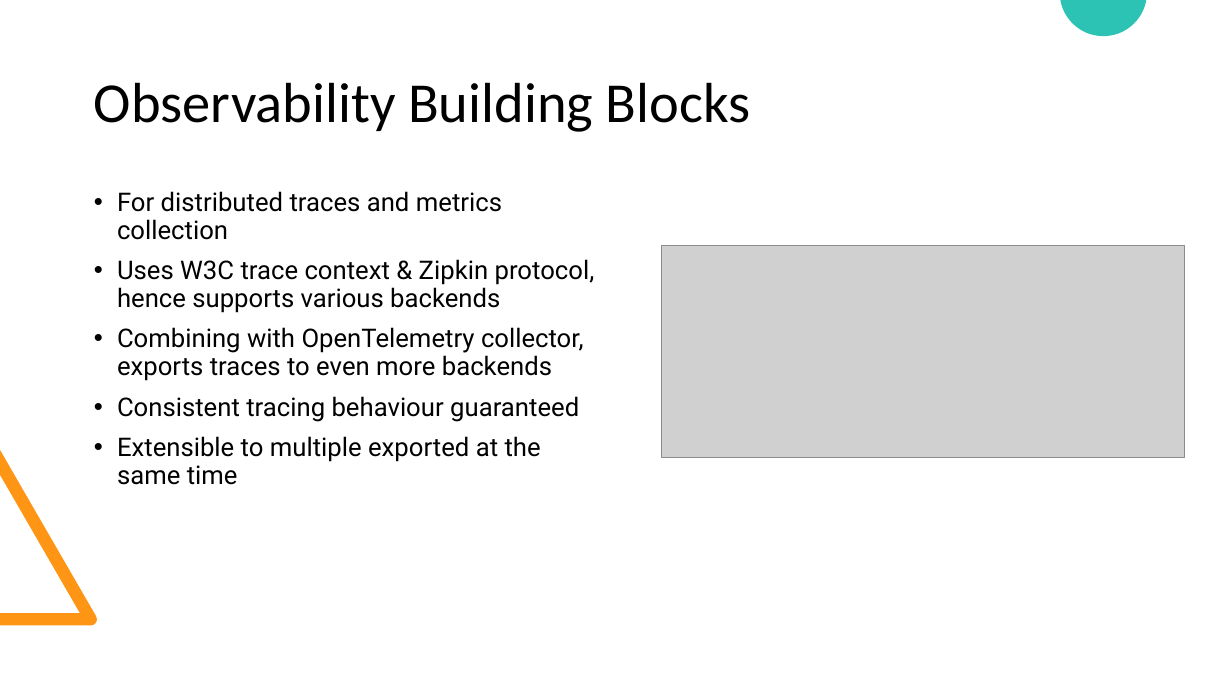
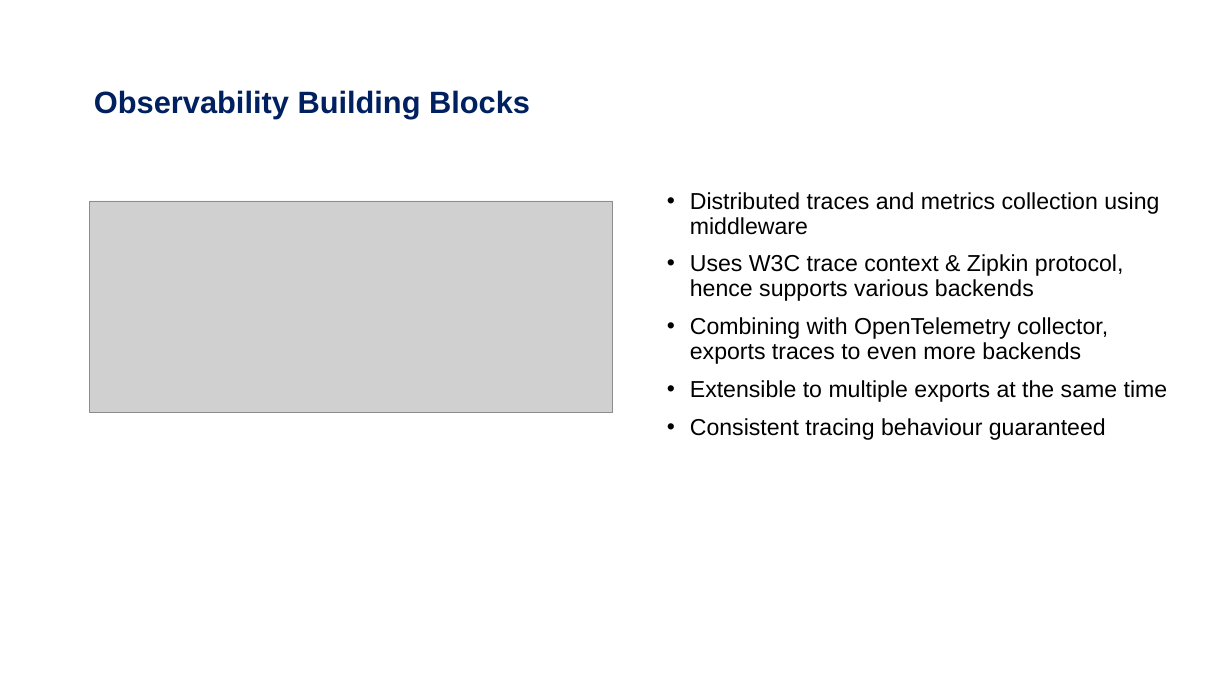
Before and after one commit to rgvna258/DaprDemoApp, a slide deck: slide 23 of files/Dapr-Final.pptx (slide 21 before the commit). Drawn at 1232x693 pixels with LibreOffice and Linux fonts; fonts in the diff are those of the drawing; grey boxes stand for pictures. Boxes give left, top, right and bottom in pixels: in the first picture for what was removed or moved away, otherwise in the second. Text is boxed around its words. In the diff, an @@ line names an element or a change of style, - is before the commit and + after.

```diff
--- a/files/Dapr-Final.pptx
+++ b/files/Dapr-Final.pptx
@@ freeform shape removed at (1061,0,1147,36) @@
@@ title "Observability Building Blocks" at (94,90,530,119): size 44 to 24 pt, font Calibri to Arial, text colour #000000 to #002060, bold on @@
@@ picture: place and size @@
-picture at (661,246,1185,457)
+picture at (90,201,614,413)
@@ text "Distributed traces and metrics collection ...": place and size @@
-text "Distributed traces and metrics collection ..." at (117,191,595,485)
+text "Distributed traces and metrics collection ..." at (690,192,1168,440)
@@ text at (690,192,1159,235): text changed; size 20 to 18 pt; font Roboto to Arial @@
-• For distributed traces and metrics collection
+• Distributed traces and metrics collection using middleware
@@ text at (690,254,1124,440): size 20 to 18 pt, font Roboto to Arial in "Uses W3C trace context & Zipkin protocol, ...", "Combining with OpenTelemetry collector, exports traces to ...", "Consistent tracing behaviour guaranteed" @@
@@ text at (690,380,1168,402): paragraph added @@
+• Extensible to multiple exports at the same time
@@ text at (117,436,541,485): paragraph removed @@
-• Extensible to multiple exported at the same time
@@ freeform shape removed at (0,450,97,625) @@
```
Also in this commit, not shown: 18 other slides changed, 9 slides added, 4 slides removed, 15 other files.
